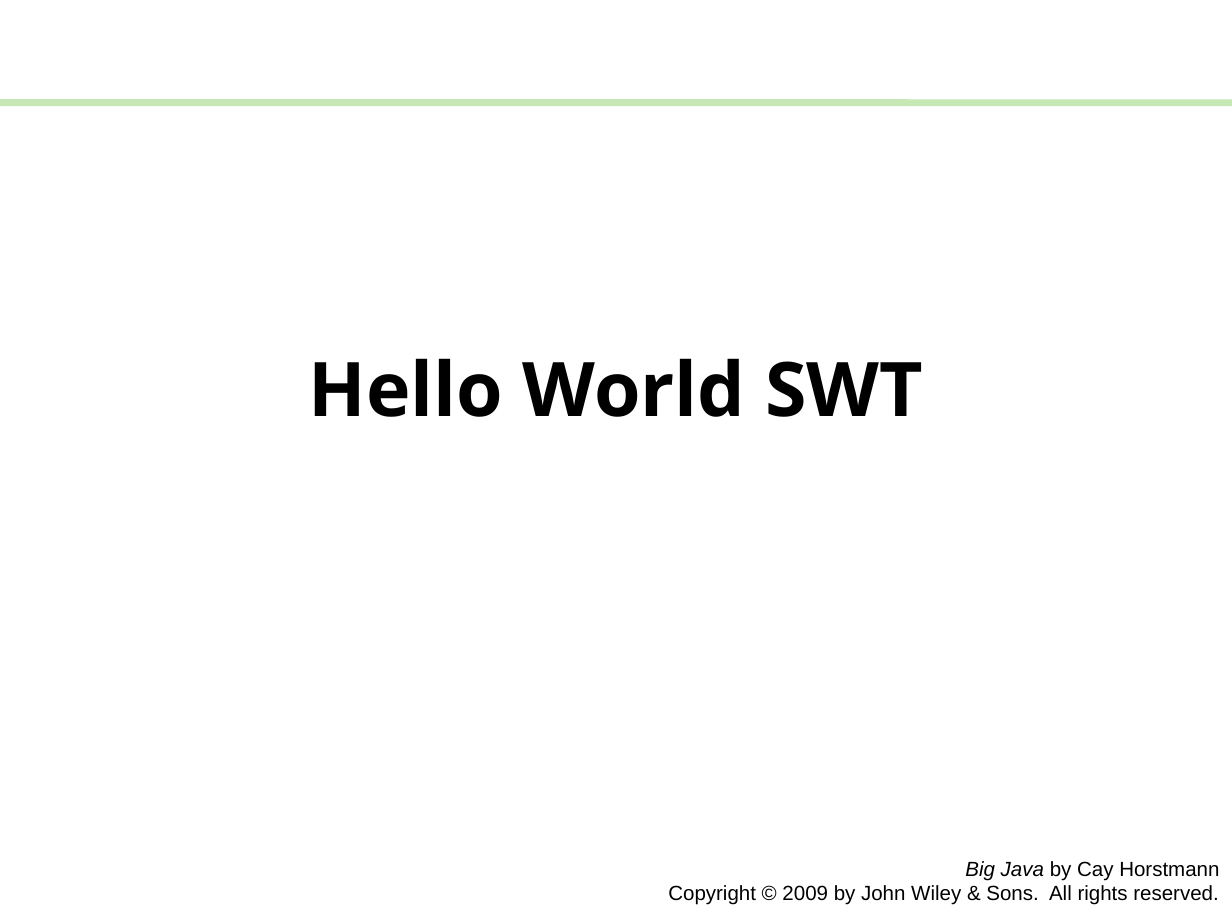
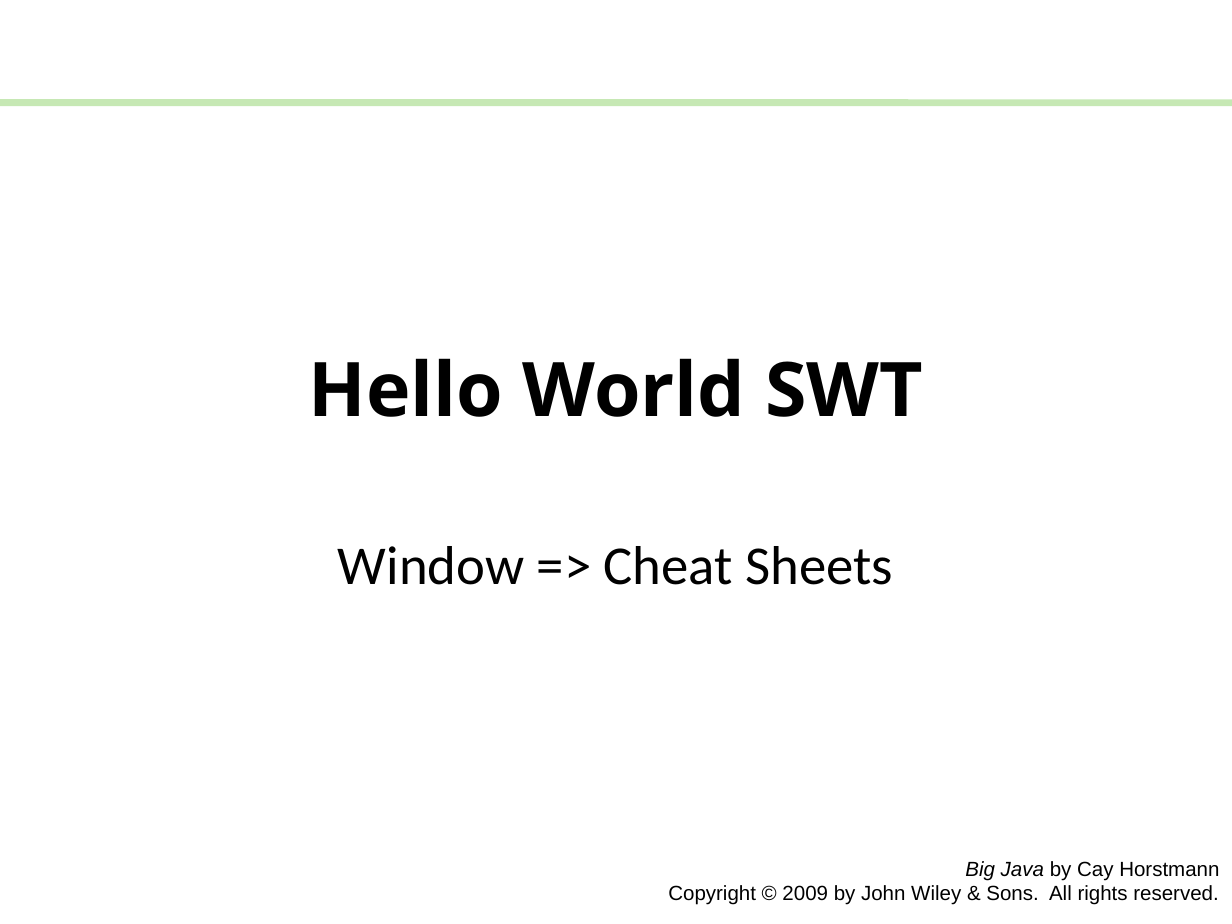
Before and after one commit to Apo45ty/ICOM4015LABS, a slide deck: slide 8 of Laboratory_01/presentation.pptx. Drawn at 1232x924 pixels with LibreOffice and Linux fonts; fonts in the diff are those of the drawing. Boxes give left, top, right and bottom in pixels: in the first picture for what was removed or moved away, otherwise in the second. Text is boxed around its words. In the diff, an @@ line names an element or a change of style, - is before the commit and + after.

```diff
--- a/Laboratory_01/presentation.pptx
+++ b/Laboratory_01/presentation.pptx
@@ subtitle added at (x1=338, y1=546, x2=893, y2=585), 32 pt, text #000000 @@
+Window => Cheat Sheets
```
Also in this commit, not shown: 2 other slides changed, 2 other files.
